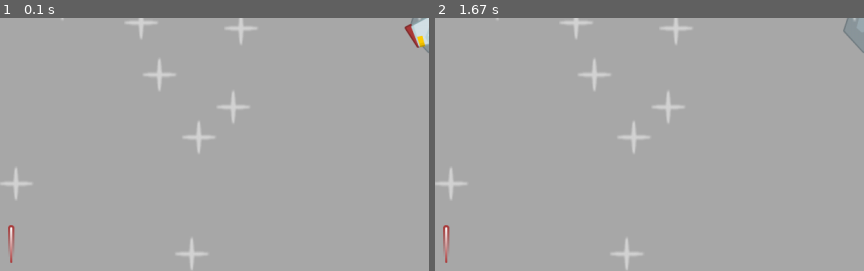
Above: before the commit, frames 1-2 (left to right).
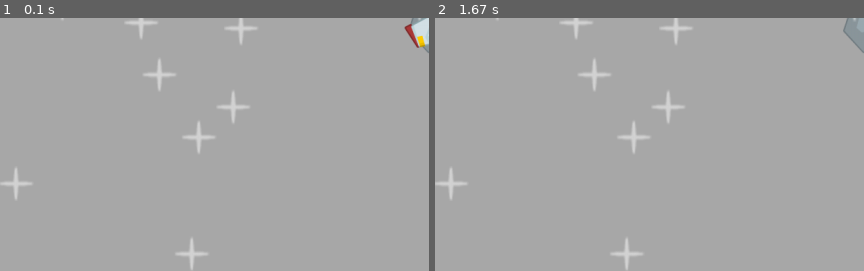
Above: after the commit, the same moments.

Repository: StefMcCuistion/PyGame-Practice-Exercises
Game: pygame game, started from src/space_shooter/code/main.py
Two runs of this game, one before a commit and one after it. Both use one fixed random seed, a clock stepped at 60 frames per second and the inputs below.
Inputs:
- Up to frame 1 (0.1 s): no input
- Up to frame 2 (1.67 s): tap Space at 0.33, 0.73, 1.03, 1.23, 1.57 s; hold Right 0.67-1.13 s; hold Up 1.17-1.47 s; hold Right from 1.5 s (still down)
The pictures show only the part of the screen within x 1-51%, y 49-99%; the shares and areas given below are measured in that part.

The runs differ from the first frame. In frame 1, 0.2% of the frame differs, in the area x 1-4%, y 81-97%; in frame 2, 0.2%.

Commit message:
Made lazers disappear after leaving the screen. Removed old display.blit() of lazer in the corner of the screen

Diff:
--- a/src/space_shooter/code/main.py
+++ b/src/space_shooter/code/main.py
@@ -52,6 +52,7 @@
 
         def update(self, dt):
             self.rect.centery -= 400 * dt
+            if self.rect.bottom < 0: self.kill()
 
     # General setup
     W, H = (
@@ -100,7 +101,6 @@
 
         display.fill('darkgray')
         display.blit(meteor_surf, meteor_rect)
-        display.blit(lazer_surf, lazer_rect)
 
         all_sprites.draw(display)
 
